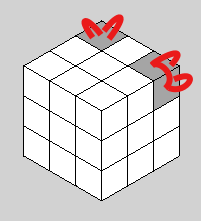
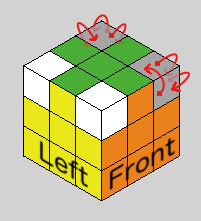
Layers edited between the first and the second 201x221 image:
added layer "Pasted Layer" above "Layer #2" over (x1=39, y1=137, x2=176, y2=191)
added layer "Layer #2" above "Layer #1" over (x1=76, y1=14, x2=190, y2=96)
hid "Layer" over (x1=81, y1=14, x2=193, y2=93)
painted on "Cube white" over (x1=24, y1=37, x2=179, y2=200)
